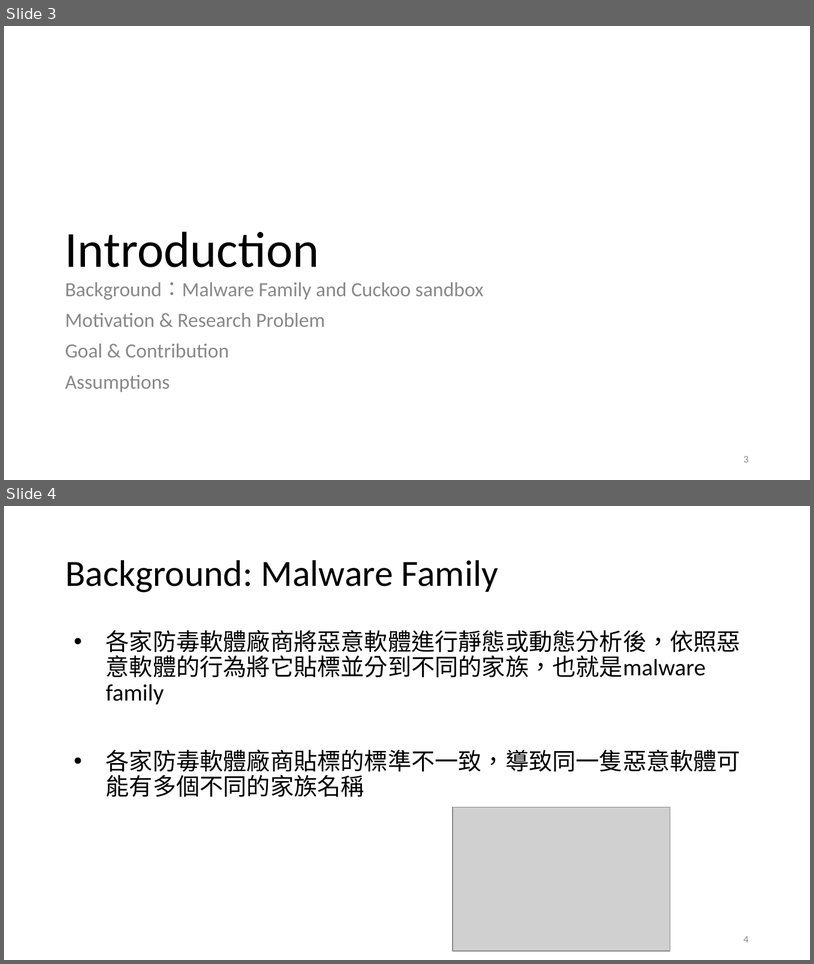
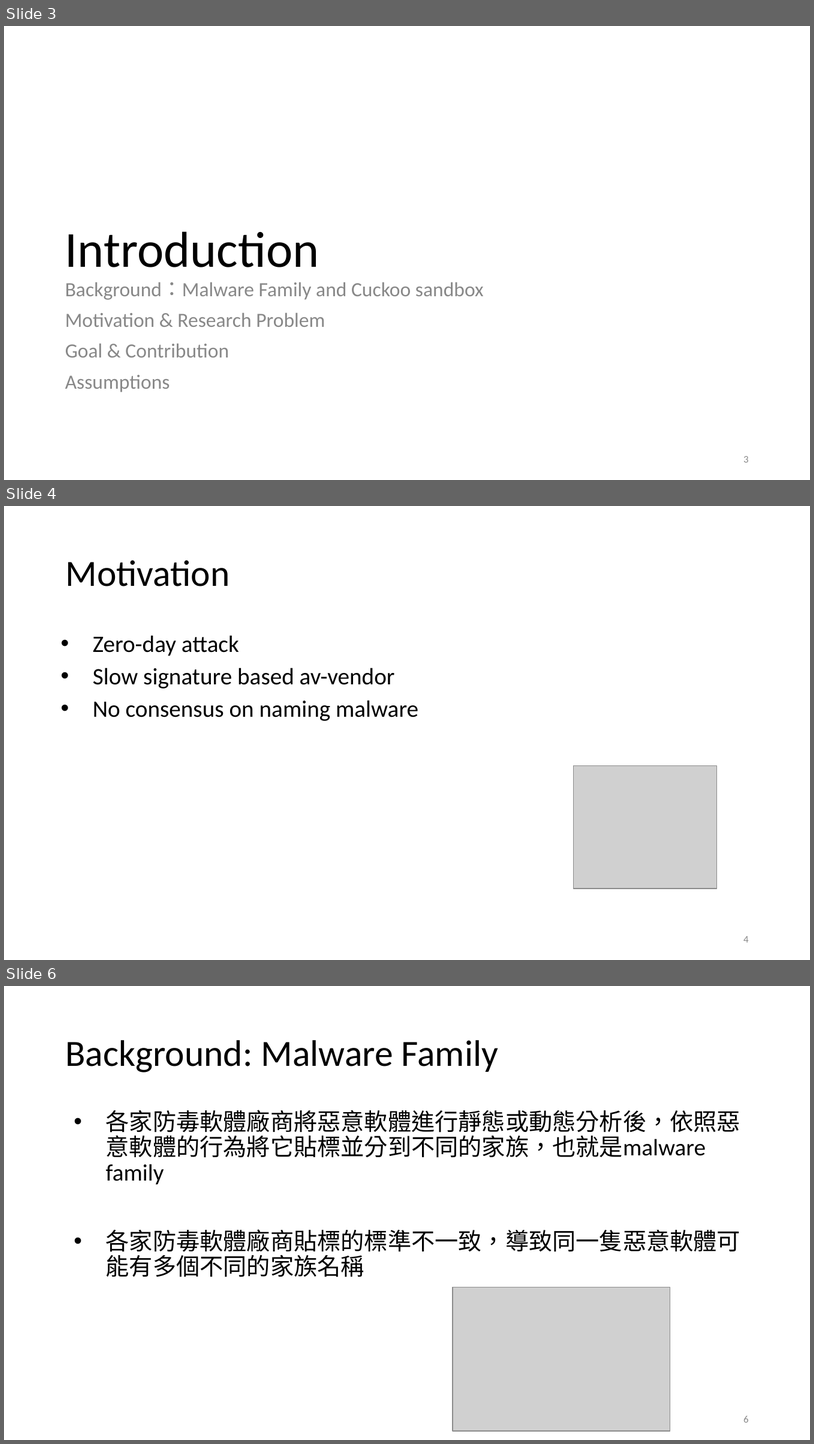
Before and after one commit to chpeng26/CNS_Final, a slide deck: leo/Team11 CNS_Final Present.pptx. Shown one above the other, each under a label of ours: slides 3 and 4 before the commit, slides 3, 4 and 6 after it; the slides between them are not shown. The pictures are 814x964 and 814x1444 pixels, drawn with LibreOffice and Linux fonts; fonts in the diff are those of the drawing; grey boxes stand for pictures. Boxes give left, top, right and bottom in pixels: in the first picture for what was removed or moved away, otherwise in the second. Text is boxed around its words. In the diff, an @@ line names an element or a change of style, - is before the commit and + after.

```diff
--- a/leo/Team11 CNS_Final Present.pptx
+++ b/leo/Team11 CNS_Final Present.pptx
@@ slide 4 added at (4, 506, 810, 960), background #FFFFFF @@
@@ title added at (65, 560, 230, 586), 33 pt, text #000000 @@
+Motivation
@@ text added at (93, 635, 419, 721), 21 pt, text #000000 @@
+• Zero-day attack
+• Slow signature based av-vendor
+• No consensus on naming malware
@@ picture added at (573, 766, 717, 888) @@
@@ page number added at (744, 936, 749, 942), 9 pt, text #888888 @@
+4
@@ what was slide 4 is now slide 6 @@
@@ page number at (744, 1415, 749, 1422): text changed @@
-4
+6
```
Also in this commit, not shown: 11 slides changed, 5 other slides added, 2 slides removed.
